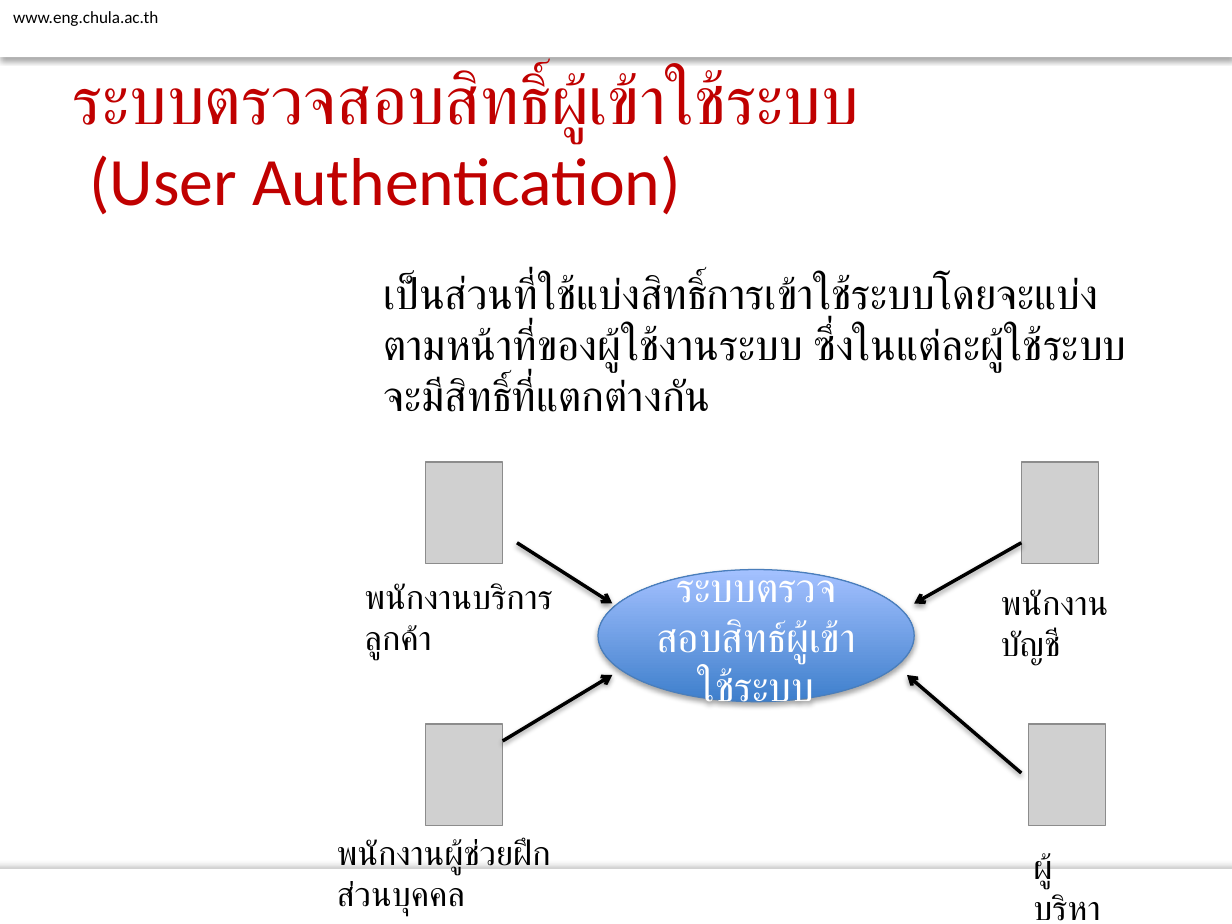
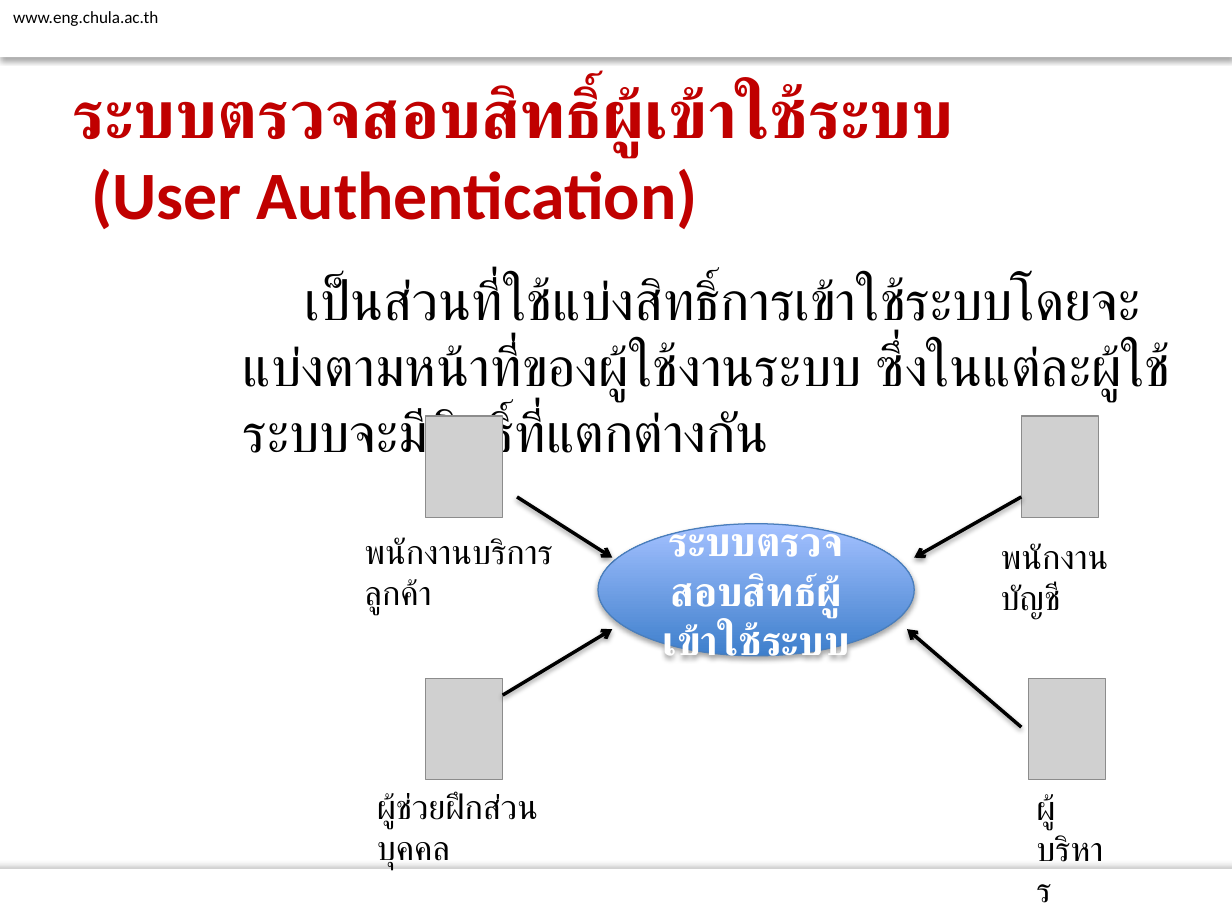
Before and after one commit to atadeesom/BubbleBeeDoc, a slide deck: slide 14 of Proposal/Final/Presentation R1.pptx. Drawn at 1232x924 pixels with LibreOffice and Linux fonts; fonts in the diff are those of the drawing; grey boxes stand for pictures; background and template pictures are left out. Boxes give left, top, right and bottom in pixels: in the first picture for what was removed or moved away, otherwise in the second. Text is boxed around its words. In the diff, an @@ line names an element or a change of style, - is before the commit and + after.

Commit message:
revised presentation by mim

```diff
--- a/Proposal/Final/Presentation R1.pptx
+++ b/Proposal/Final/Presentation R1.pptx
@@ title "ระบบตรวจสอบสิทธิ์ผู้เข้าใช้ระบบ (User Authentication)": place and size @@
-title "ระบบตรวจสอบสิทธิ์ผู้เข้าใช้ระบบ (User Authentication)" at (72,71,859,215)
+title "ระบบตรวจสอบสิทธิ์ผู้เข้าใช้ระบบ (User Authentication)" at (72,85,954,229)
@@ title "ระบบตรวจสอบสิทธิ์ผู้เข้าใช้ระบบ (User Authentication)" at (72,85,954,229): bold on @@
@@ text "เป็นส่วนที่ใช้แบ่งสิทธิ์การเข้าใช้ระบบโดยจะแบ่งตามหน้าที่ของ ...": place and size @@
-text "เป็นส่วนที่ใช้แบ่งสิทธิ์การเข้าใช้ระบบโดยจะแบ่งตามหน้าที่ของ ..." at (384,276,1126,412)
+text "เป็นส่วนที่ใช้แบ่งสิทธิ์การเข้าใช้ระบบโดยจะแบ่งตามหน้าที่ของ ..." at (243,278,1171,467)
@@ text "เป็นส่วนที่ใช้แบ่งสิทธิ์การเข้าใช้ระบบโดยจะแบ่งตามหน้าที่ของ ..." at (243,278,1171,467): size 25 to 32 pt; more space between paragraphs @@
@@ 4 pictures, 4 arrows, 2 texts, 1 ellipse: place and size @@
-4 pictures, 4 arrows, 2 texts, 1 ellipse at (364,462,1105,825)
+4 pictures, 4 arrows, 2 texts, 1 ellipse at (364,416,1105,779)
@@ ellipse "ระบบตรวจสอบสิทธ์ผู้เข้าใช้ระบบ" at (598,524,914,655): bold on @@
@@ text at (377,793,538,870): text changed @@
-พนักงานผู้ช่วยฝึกส่วนบุคคล
+ผู้ช่วยฝึกส่วนบุคคล
@@ text "ผู้บริหาร" rewrapped from (1033,853,1100,921) to (1036,794,1103,869) @@
```
Also in this commit, not shown: 17 other slides changed.
